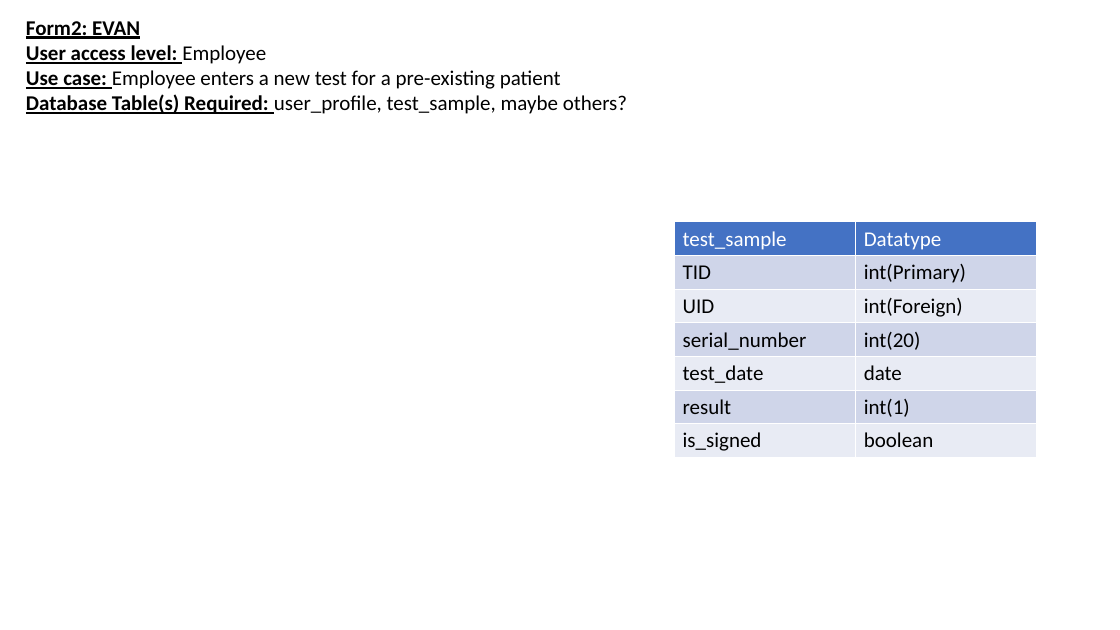
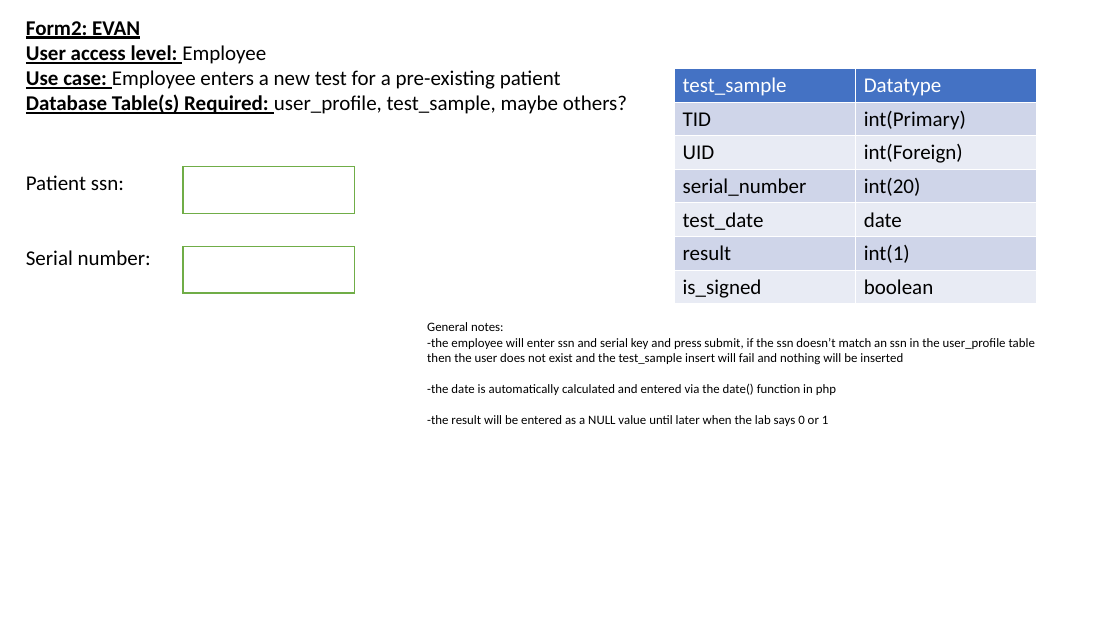
Before and after one commit to evanjam/CovidTestingSite, a slide deck: slide 3 of docs/tables&forms.pptx. Drawn at 1120x630 pixels with LibreOffice and Linux fonts; fonts in the diff are those of the drawing. Boxes give left, top, right and bottom in pixels: in the first picture for what was removed or moved away, otherwise in the second. Text is boxed around its words. In the diff, an @@ line names an element or a change of style, - is before the commit and + after.

```diff
--- a/docs/tables&forms.pptx
+++ b/docs/tables&forms.pptx
@@ table: place and size @@
-table at (675,222,1038,457)
+table at (675,68,1038,303)
@@ text added at (26,175,151,265), 18 pt, text #000000 @@
+Patient ssn:
+Serial number:
@@ rectangle added at (183,166,355,213), fill #FFFFFF, outline #70AD47 1 pt @@
@@ rectangle added at (183,246,355,293), fill #FFFFFF, outline #70AD47 1 pt @@
@@ text added at (427,322,1035,426), 11 pt, text #000000 @@
+General notes:
+-the employee will enter ssn and serial key and press submit, if the ssn doesn’t match an ssn in the user_profile table then the user does not exist and the test_sample insert will fail and nothing will be inserted
+-the date is automatically calculated and entered via the date() function in php
+-the result will be entered as a NULL value until later when the lab says 0 or 1
```
Also in this commit, not shown: 1 other slide changed, 3 other files.
